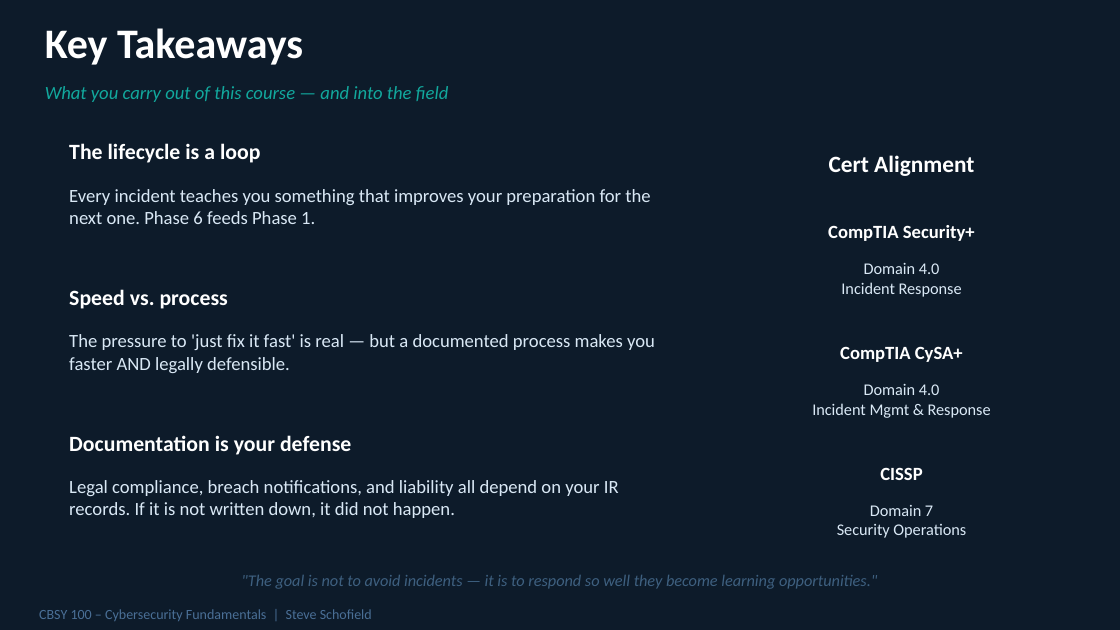
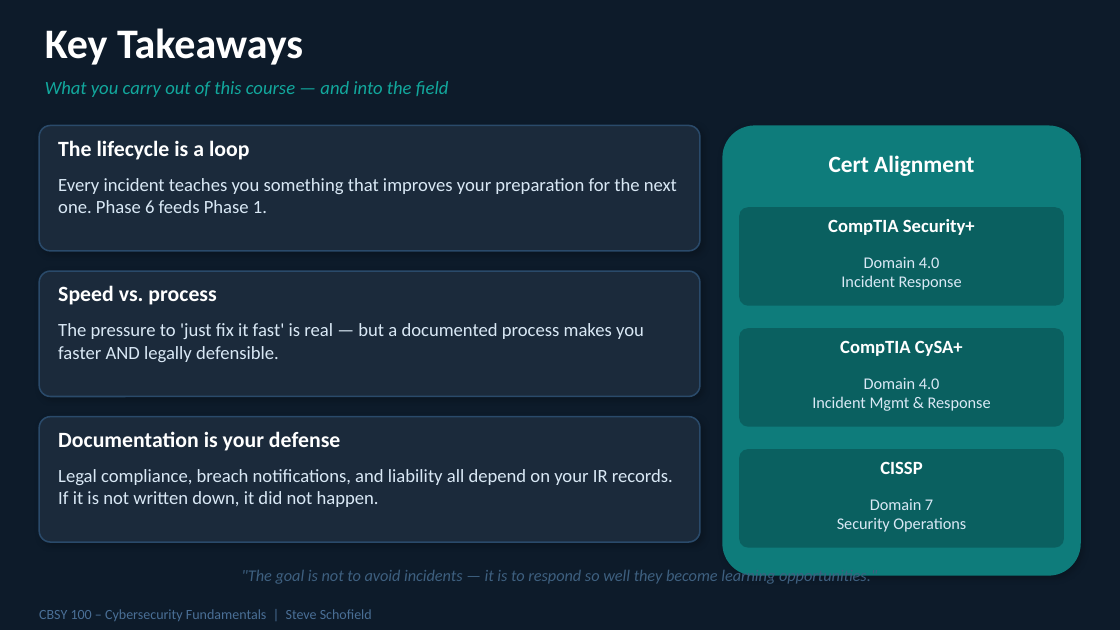
Before and after one commit to steveschofield/scripts, a slide deck: slide 7 of IR_Demo_Schofield.pptx. Drawn at 1120x630 pixels with LibreOffice and Linux fonts; fonts in the diff are those of the drawing. Boxes give left, top, right and bottom in pixels: in the first picture for what was removed or moved away, otherwise in the second. Text is boxed around its words. In the diff, an @@ line names an element or a change of style, - is before the commit and + after.

```diff
--- a/IR_Demo_Schofield.pptx
+++ b/IR_Demo_Schofield.pptx
@@ rectangle removed at bbox=[0, 0, 1120, 112] @@
@@ rounded rectangle at bbox=[722, 125, 1081, 576]: shape to rounded rectangle; outline #0E7C7B 1 pt to none; shadow off @@
@@ shape to rounded rectangle; shadow off in 3 elements at bbox=[39, 125, 700, 251], bbox=[39, 271, 700, 396], bbox=[39, 417, 700, 542] @@
@@ shape to rounded rectangle; outline #0A6060 1 pt to none in 3 elements at bbox=[739, 207, 1064, 306], bbox=[739, 328, 1064, 427], bbox=[739, 449, 1064, 548] @@
@@ vertical alignment middle to top in 14 elements at bbox=[45, 81, 449, 97], bbox=[58, 140, 249, 160], bbox=[58, 178, 677, 213], bbox=[58, 285, 216, 305], bbox=[58, 323, 644, 362], bbox=[58, 431, 340, 451], bbox=[58, 469, 673, 507], bbox=[828, 219, 975, 235], bbox=[840, 340, 963, 356], bbox=[880, 461, 922, 474], bbox=[241, 568, 877, 586], bbox=[841, 257, 962, 290], bbox=[812, 378, 991, 411], bbox=[837, 499, 966, 532] @@
```
Also in this commit, not shown: 6 other slides changed.
